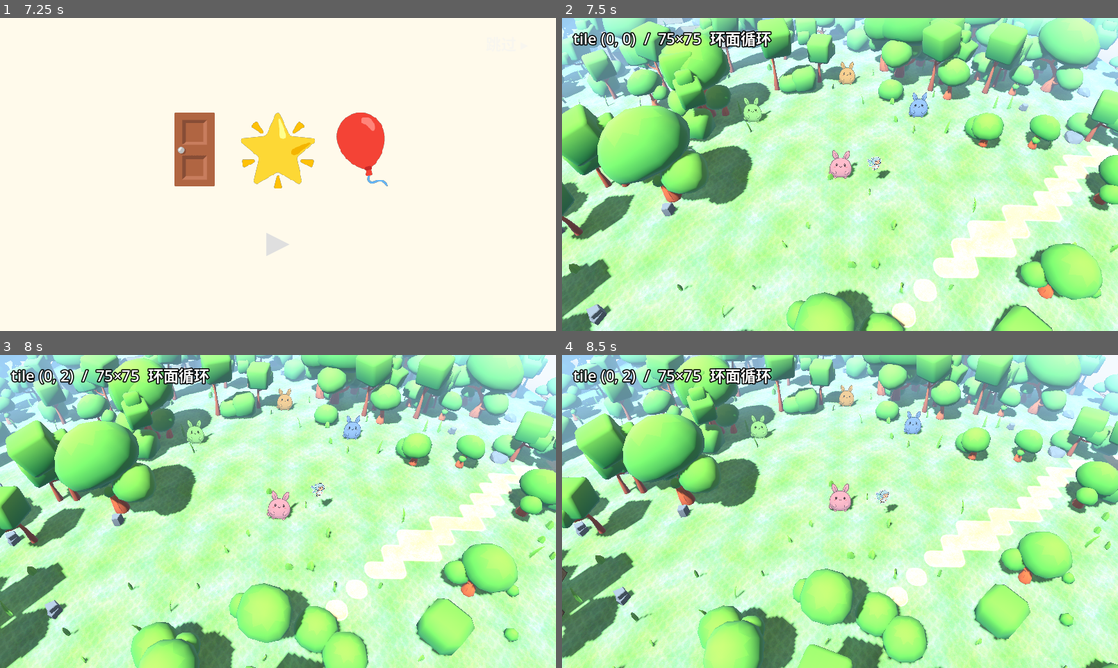
Above: before the commit, frames 1-4 (two rows, left to right).
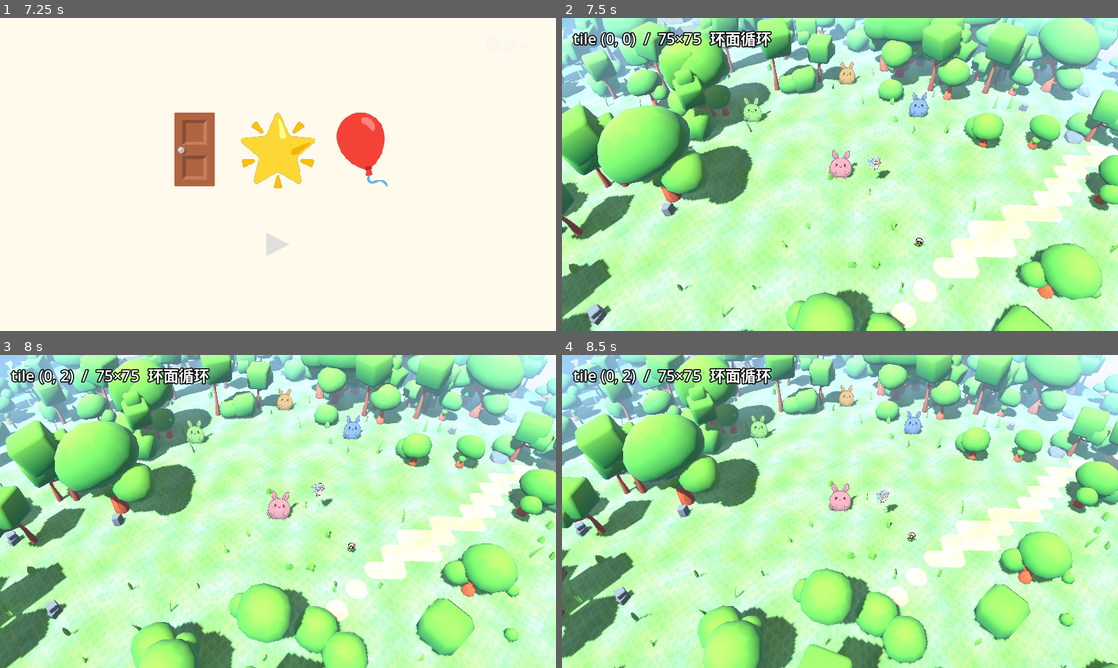
Above: after the commit, the same moments.

Repository: hoveychen/maliang
Game: Godot game, scene res://menu.tscn
Same seed, same stepped clock (60 frames per second), same inputs: the game is played once before the commit and once after it. Sound files missing from this copy of the repository are replaced by a short silence.
Inputs (mouse positions are in pixels of both pictures, inside the frame that each line leads up to):
- Up to frame 1 (7.25 s): tap Enter (ui_accept) at 0.5, 0.77, 1.07, 3.77, 4.07 s; move the mouse to (400, 158) at 0.52 s; hold Right (ui_right) 0.53-1.25 s; click (400, 158) at 0.67 s; drag from (166, 190) to (250, 237) at 1.27 s; move the mouse to (333, 105) at 2.02 s; hold Right (ui_right) 2.03-2.75 s; drag from (250, 237) to (111, 127) at 2.77 s; move the mouse to (444, 221) at 3.52 s; hold Left (ui_left) 3.53-4.25 s; drag from (111, 127) to (194, 96) at 4.27 s; click "▶" at 5 s; click "▶" at 5.75 s; click "跳过 ▸" at 6.5 s
- Up to frame 2 (7.5 s): tap Enter (ui_accept) at 7.25 s; move the mouse to (867, 174) at 7.27 s; hold Down (ui_down) from 7.28 s (still down); click (867, 174) at 7.42 s
- Up to frame 3 (8 s): keep holding Down (ui_down)
- Up to frame 4 (8.5 s): release Down (ui_down) at 8 s; drag from (756, 433) to (728, 527) at 8.02 s

Frame 1 is identical in both runs. In frame 2, less than 0.1% of the frame differs, in the area x 63-66%, y 70-74%; in frame 3, less than 0.1%, in the area x 62-65%, y 60-64%; in frame 4, less than 0.1%.

Commit message:
feat(sdf): 世界换装安静物品——SDF_PROPS 两动(小屋/邮筒)五静(摇头小花/风车/纸/蜡笔/路牌),静物不游走 reserve 0,断言改七只落位+两只游走+呼吸级判活

Diff:
--- a/scripts/chunk_manager.gd
+++ b/scripts/chunk_manager.gd
@@ -84,10 +84,12 @@
 ## reserve 1（3×3 tile = 6m 见方）足够容纳游走范围。
 const SDF_PROPS := [
 	{ "spec": "res://assets/sdf_props/walking_hut.json", "tile": Vector2i(24, 47), "yaw": 150.0, "reserve": 1, "search": 2, "wander": 1.6 },
-	{ "spec": "res://assets/sdf_props/six_leg_chest.json", "tile": Vector2i(60, 44), "yaw": 250.0, "reserve": 1, "search": 2, "wander": 1.5 },
 	{ "spec": "res://assets/sdf_props/hop_mailbox.json", "tile": Vector2i(41, 34), "yaw": 200.0, "reserve": 1, "search": 2, "wander": 1.2 },
-	{ "spec": "res://assets/sdf_props/fly_lantern.json", "tile": Vector2i(27, 27), "yaw": 90.0, "reserve": 0, "search": 2, "wander": 1.0 },
-	{ "spec": "res://assets/sdf_props/sign_scout.json", "tile": Vector2i(35, 22), "yaw": 0.0, "reserve": 1, "search": 2, "wander": 1.4 },
+	{ "spec": "res://assets/sdf_props/nodding_flower.json", "tile": Vector2i(3, 4), "yaw": 160.0, "reserve": 0, "search": 2, "wander": 0.0 },
+	{ "spec": "res://assets/sdf_props/pinwheel.json", "tile": Vector2i(40, 40), "yaw": 200.0, "reserve": 0, "search": 2, "wander": 0.0 },
+	{ "spec": "res://assets/sdf_props/paper_note.json", "tile": Vector2i(33, 34), "yaw": 30.0, "reserve": 0, "search": 2, "wander": 0.0 },
+	{ "spec": "res://assets/sdf_props/crayon.json", "tile": Vector2i(34, 34), "yaw": 300.0, "reserve": 0, "search": 2, "wander": 0.0 },
+	{ "spec": "res://assets/sdf_props/village_sign.json", "tile": Vector2i(36, 24), "yaw": 190.0, "reserve": 0, "search": 2, "wander": 0.0 },
 ]
 
 ## 分区散布的判定结果
--- a/test/test_visual_sdf.gd
+++ b/test/test_visual_sdf.gd
@@ -1,6 +1,6 @@
 extends SceneTree
 ## SDF 可动物件世界回归：
-## (1) 摆放——五只 SDF 物件全部落进世界（占地找位成功）；
+## (1) 摆放——七只 SDF 物件全部落进世界（两只会动的+五只安静物品，占地找位成功）；
 ## (2) 结构——单 surface 合并网格 + blend-shell 主材质 + 描边 next_pass + uniform 打包一致；
 ## (3) 活着——观察数秒：走兽/跳跳有位移（锚点游走），所有物件基本体姿态在变（动画在跑）；
 ## (4) 稳定——物理绳/IK 不发散（所有基本体 origin 有限且在物件局部 20m 内）。
@@ -45,7 +45,7 @@
 		_animated[p.name] = false
 
 func _structural() -> void:
-	_check("五只 SDF 物件全部落进世界", _props.size(), 5)
+	_check("七只 SDF 物件全部落进世界", _props.size(), 7)
 	for p: SdfProp in _props:
 		_check("%s 单 surface 网格" % p.name, p.mesh.get_surface_count(), 1)
 		var mat := p.material_override as ShaderMaterial
@@ -63,7 +63,8 @@
 		if (p.position - (_pos0[p.name] as Vector3)).length() > 0.08:
 			_moved[p.name] = true
 		var last: SdfMath.Prim = p.prims[p.prims.size() - 1]
-		if (last.xform.origin - (_prim0[p.name] as Vector3)).length() > 0.02:
+		# 阈值 0.01：安静物品（纸/蜡笔）只有待机呼吸（±0.02 的 y 起伏）也要能判活
+		if (last.xform.origin - (_prim0[p.name] as Vector3)).length() > 0.01:
 			_animated[p.name] = true
 
 func _liveness() -> void:
@@ -80,7 +81,7 @@
 			if not (is_finite(o.x) and is_finite(o.y) and is_finite(o.z)) or o.length() > 20.0:
 				unstable += 1
 	_check("所有物件动画都在跑（末位基本体动过）", animated_count, _props.size())
-	_check("至少三只在游走（9.5s 观察窗）", moved_count >= 3, true)
+	_check("两只带 locomotion 的在游走（9.5s 观察窗）", moved_count >= 2, true)
 	_check("IK/物理绳不发散（origin 有限且 <20m）", unstable, 0)
 
 func _finish() -> void:
